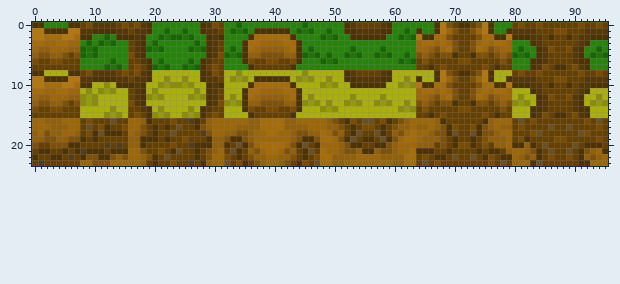
A sprite sheet gets an edit: res/VISUAL_DATA/TILES/OVERWORLD/NATURAL/mountain copy.png. That is the earlier state.
The file is 96x24 pixels. Colours within 5 levels of each other are drawn and written as one.
After the commit:
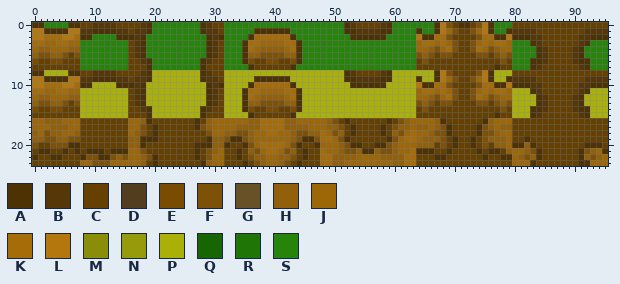
Palette (. is transparent): A #4d3203  B #563707  C #664001  D #523e1e  E #794c01  F #7e5108  G #685027  H #92600a  J #9d6606  K #a66c07  L #b4770d  M #898d08  N #969b0c  P #aab008  Q #186503  R #1f7506  S #258409
Difference:
Changed rows in their new state; - is an unchanged pixel.
first column x 1:
 0 --------C-----C-C------------C---S----------S-----------------------------------C--C------C--C-
 1 ---------------------S--S-------SSS--------SSS--S------------S------------------------CC-------
 2 -----------S--------SSSSSS---------------------SSS----------SSS----------------------C--C------
 3 --------S-SSS------S------S--------------------------------------------------------------------
 4 -------SSS--------SSS----SSS----S------------S------S----S----------------------S----C--C----S-
 5 -------SSS-----C--------------CSSS----------SSS-S--SSS--SSS--S-------C--C------SSS----------SSS
 6 ------------S-------S----S---------------------SSS----------SSS-------CC-----------------------
 7 -----------SSS--C--SSS--SSS--C-----------------------------------C-C------C---------C-CC-C-----
 8 --------C-----C-C------------C---P----------P-------------------------CC--------C--C------C--C-
 9 ---------------------P--P-------PPP--------PPP--P------------P------------------------CC-------
10 -----------P--------PPPPPP---------------------PPP----------PPP----------------------C--C------
11 --------P-PPP------P------P--------------------------------------------------------------------
12 -------PPP--------PPP----PPP----P------------P------P----P----------------------P----C--C----P-
13 -------PPP-----C--------------CPPP----------PPP-P--PPP--PPP--P-------C--C------PPP----------PPP
14 ------------P-------P----P---------------------PPP----------PPP-------CC-----------------------
15 -----------PPP--C--PPP--PPP--C-----------------------------------C-C------C---------C-CC-C-----
16 --------C---C---------C--C--------------------------C-CC-C----------------------C-C--------C-C-
17 --------C-CC--C------C-C------------------------------CC-------------C--C-------C----C--C----C-
18 --------CCCCCC--------C----C-------------------------C--C------------C--C---------CC------CC---
19 -------C-C-----------C--C---------------------------C-CC-C----------------------C-----CC-----C-
20 -----------C-C--------C--C-------C----------C-------------------------CC------------C----C-----
21 -------C------------C-CC--------C------------C---------------------------------------C--C------
22 -----C---------------C---------C--------------C-----------------C----C--C--C---------C--C------
23 C---------------------C--C-----C-C----------C-C-----------------C-C--------C-C-----C-----------
Where, in picture pixels (left, top, right, bottom), the same in both pictures:
changed: (68, 22, 248, 166)
changed: (296, 22, 608, 166)
changed: (38, 160, 44, 166)
